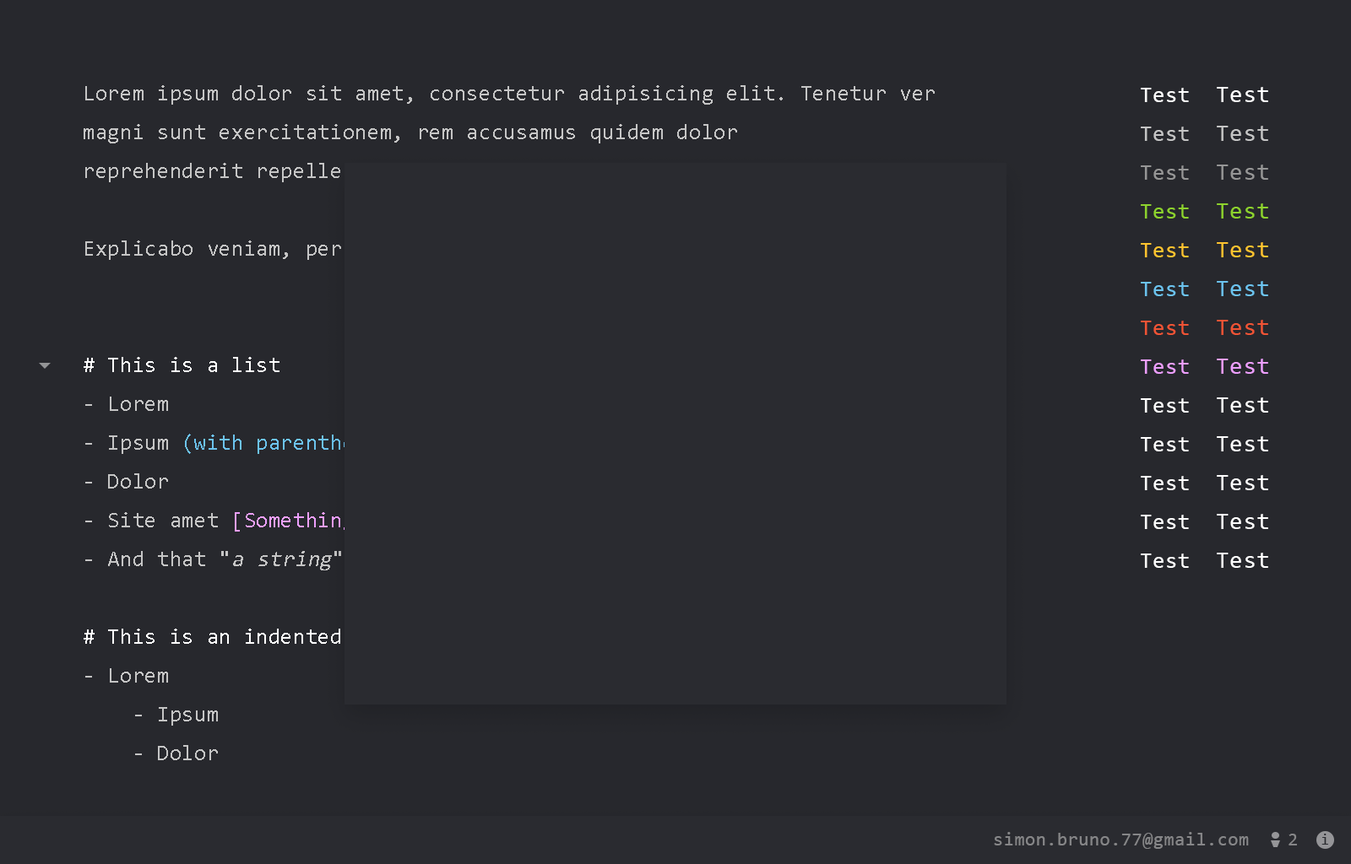
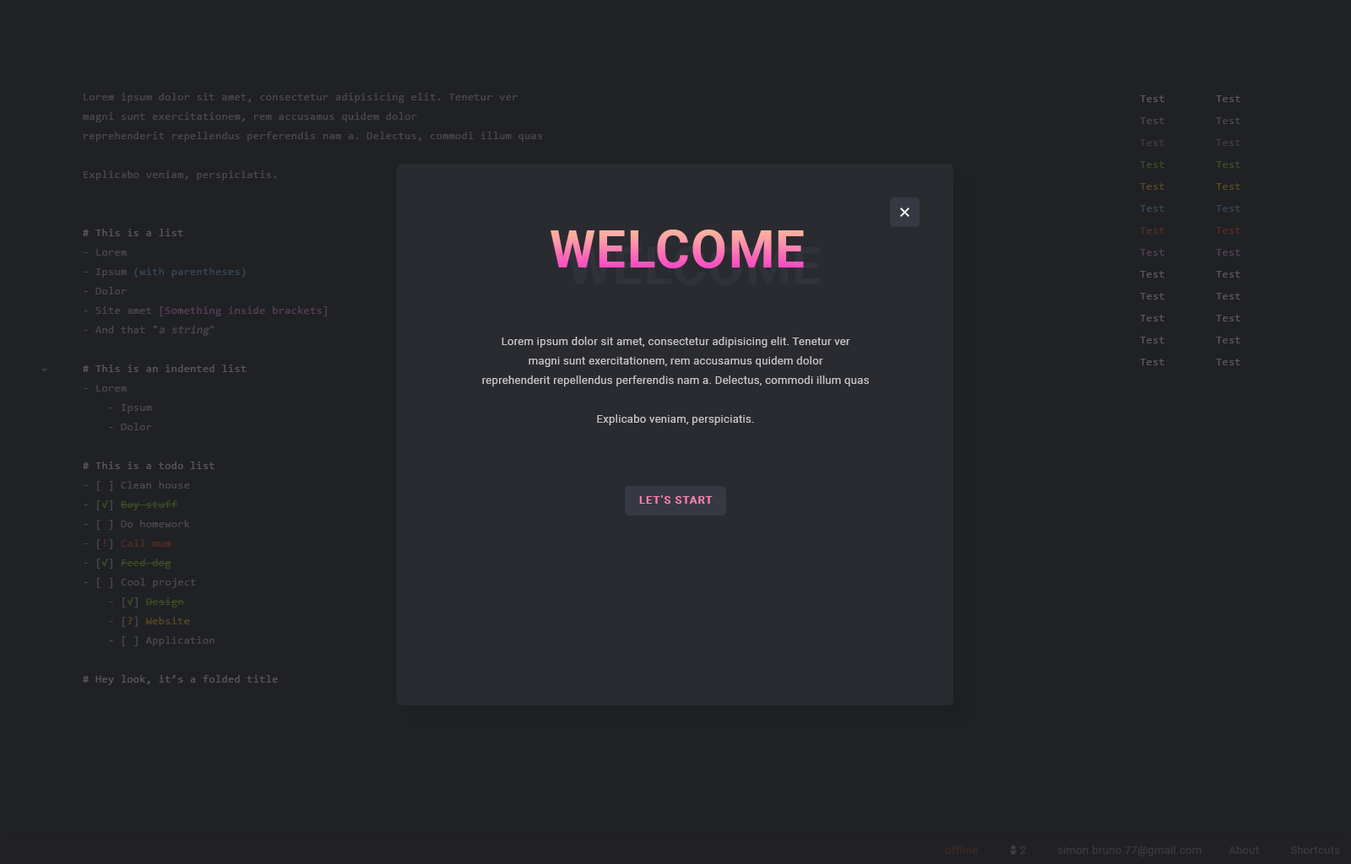
The second 1351 × 864 image is a revision of the first. Changes to its layers:
added group "welcome" with 10 layers in group "Popin" over [482, 229, 869, 516]
added group "start" with 2 layers in group "welcome" over [624, 486, 727, 516]
added layer "Rectangle arrondi 1" (2nd of 2, in "Popin" › "welcome" › "start") in group "start" over [624, 486, 727, 516]
added group "title" (4th of 4, in "Popin" › "welcome") with 4 layers in group "welcome" over [550, 229, 821, 286]
added layer "WELCOME" (2nd of 4, in "Popin" › "welcome" › "title") in group "title" over [550, 229, 804, 269]
added layer "WELCOME" (4th of 4, in "Popin" › "welcome" › "title") (50%) in group "title" over [567, 246, 821, 286]
added group "body" (4th of 4, in "Popin" › "welcome") with 1 layers in group "welcome" over [482, 336, 869, 426]
added layer "Lorem ipsum dolor sit amet, consectetur adipisicing elit. Tenet" (4th of 5, in "Popin" › "welcome" › "body") in group "body" over [482, 336, 869, 426]
renamed "Rectangle 2 copy" to "Rectangle arrondi 2 copie", painted on it over [344, 162, 1007, 706]
added layer "Calque 1" (74%) above "Footer" over [0, 0, 1351, 864]
moved "icon" into group "count" over [1009, 832, 1280, 856]
painted on "Rectangle 3" over [1009, 840, 1280, 856]
painted on "Ellipse 1" over [1010, 832, 1280, 851]
moved "2" into group "count", painted on it over [1019, 834, 1297, 855]
painted on "simon.bruno.77@gmail.com" over [993, 832, 1249, 857]
renamed "Rectangle 2" to "background", painted on it over [0, 816, 1351, 864]
painted on "Test Test Test Test Test Test Test Test Test Test Test Test Tes" (1st of 2, in "Text") over [1215, 86, 1269, 569]
painted on "Test Test Test Test Test Test Test Test Test Test Test Test Tes" (2nd of 2, in "Text") over [1139, 87, 1189, 569]
painted on "Lorem ipsum dolor sit amet, consectetur adipisicing elit. Tenet" (5th of 5, in "Text") over [82, 85, 984, 864]
…and 20 more changes (15 added, 3 painted, 1 removed, 1 renamed, 1 visibility)
